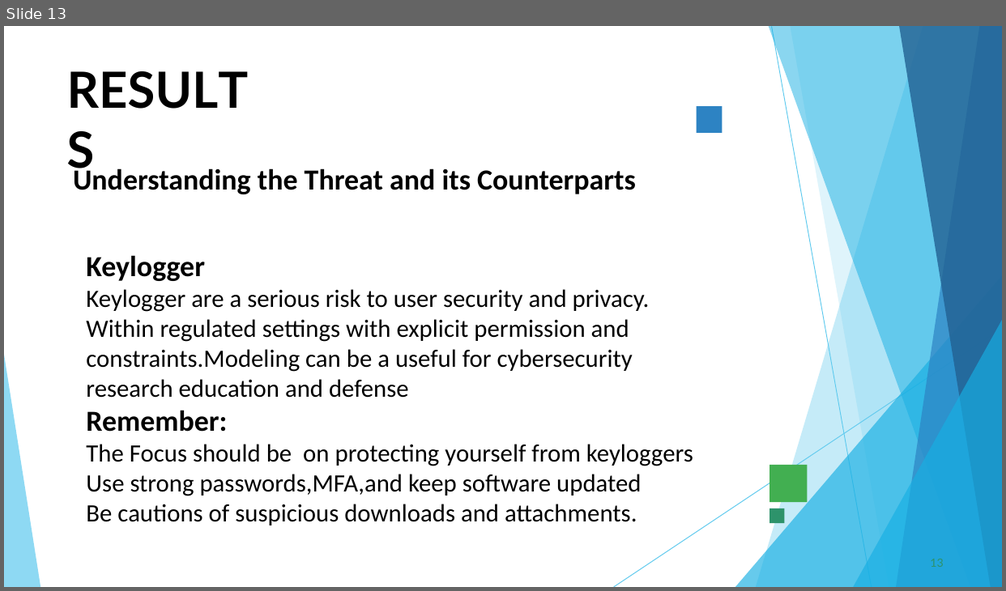
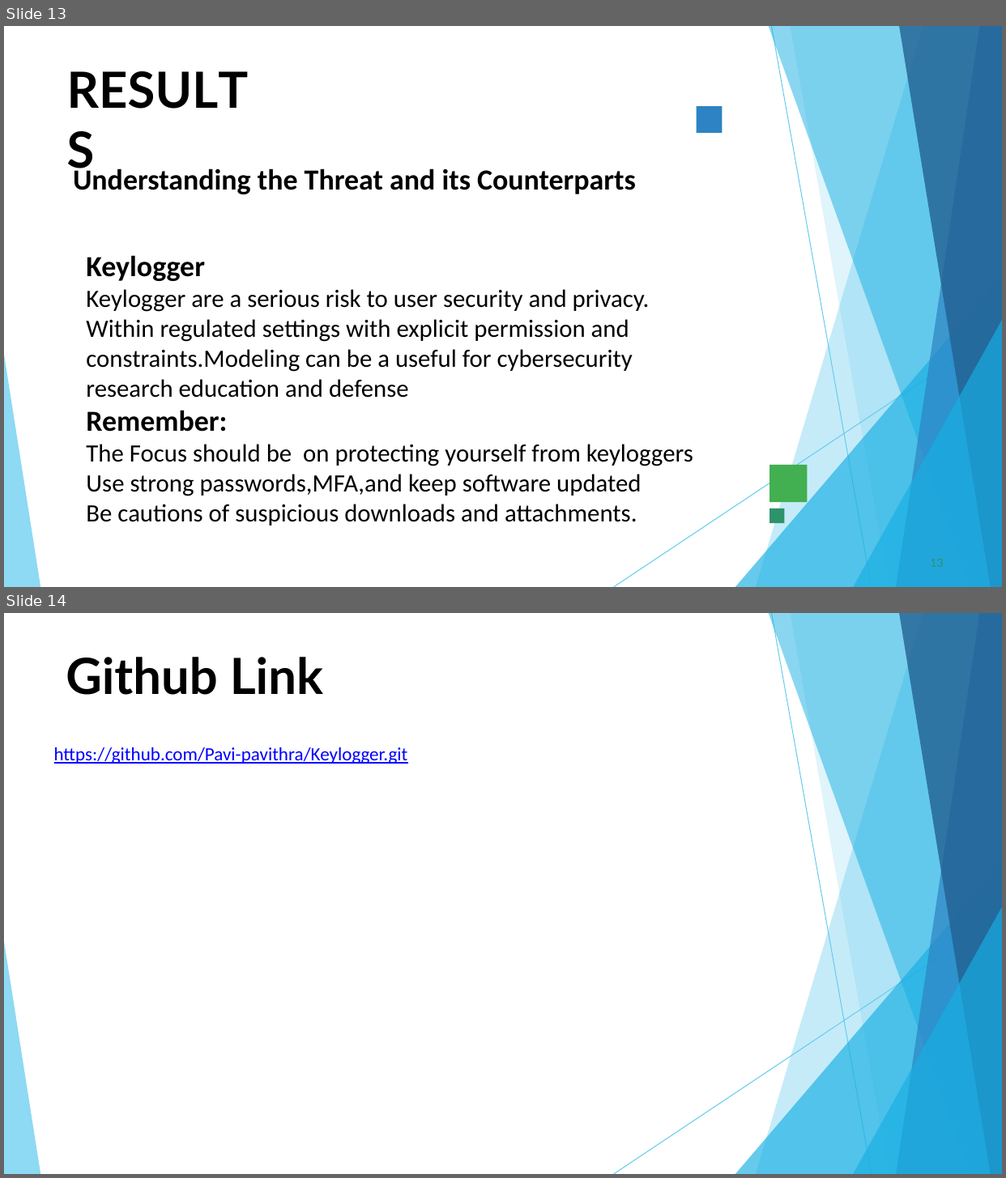
Before and after one commit to Pavi-pavithra/Keylogger, a slide deck: keylogger_project.pptx. Shown one above the other, each under a label of ours: slide 13 before the commit, slides 13 and 14 after it. The pictures are 1006x591 and 1006x1178 pixels, drawn with LibreOffice and Linux fonts; fonts in the diff are those of the drawing; background and template pictures are left out. Boxes give left, top, right and bottom in pixels: in the first picture for what was removed or moved away, otherwise in the second. Text is boxed around its words. In the diff, an @@ line names an element or a change of style, - is before the commit and + after.

```diff
--- a/keylogger_project.pptx
+++ b/keylogger_project.pptx
@@ slide 14 added at <box>4,613,1002,1174</box>, background #FFFFFF; not listed: 10 template elements that a slide beside it also shows @@
@@ title added at <box>66,657,323,695</box>, 48 pt, text #000000, bold @@
+Github Link
@@ text added at <box>54,747,408,764</box>, 18 pt, text #0000FF, underline @@
+https://github.com/Pavi-pavithra/Keylogger.git
```
